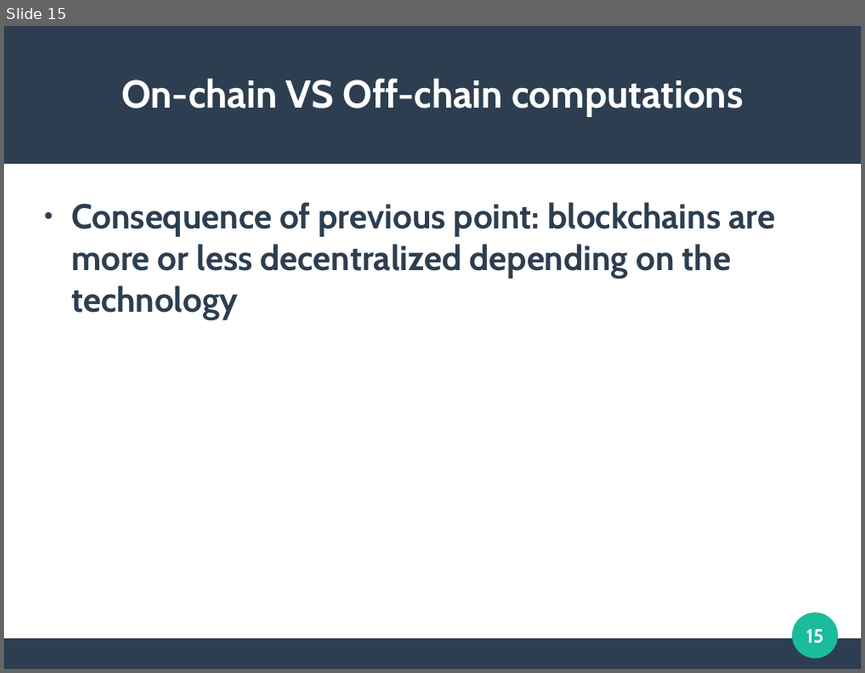
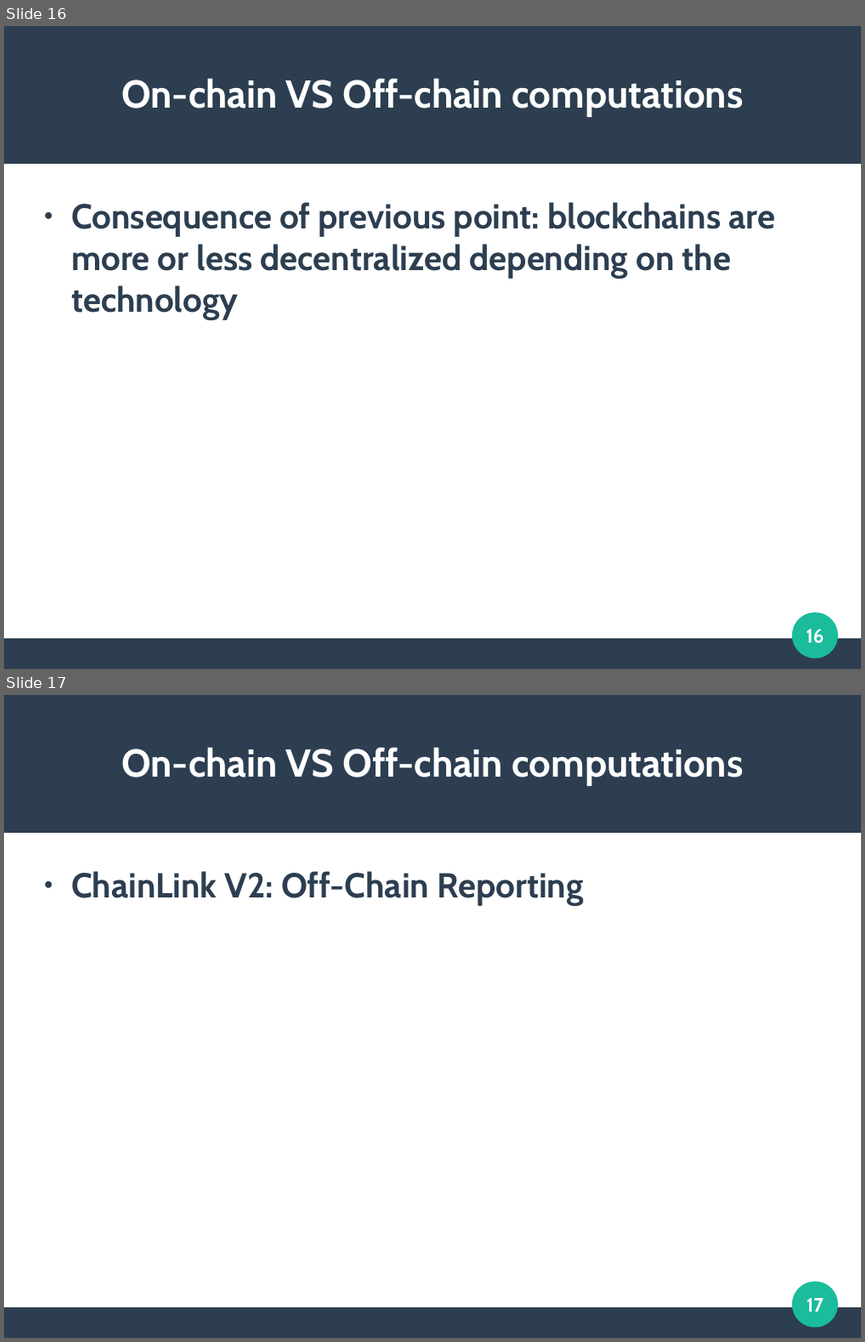
Before and after one commit to mbettinger/OT4-Lecture, a slide deck: Presentation - Oracles.odp. Shown one above the other, each under a label of ours: slide 15 before the commit, slides 16 and 17 after it. The pictures are 865x673 and 865x1342 pixels, drawn with LibreOffice and Linux fonts; fonts in the diff are those of the drawing. Boxes give left, top, right and bottom in pixels: in the first picture for what was removed or moved away, otherwise in the second. Text is boxed around its words. In the diff, an @@ line names an element or a change of style, - is before the commit and + after.

```diff
--- a/Presentation - Oracles.odp
+++ b/Presentation - Oracles.odp
@@ slide 17 added at box(4, 695, 861, 1338), background #FFFFFF; not listed: 3 template elements that a slide beside it also shows @@
@@ title added at box(121, 747, 743, 786), 36 pt, text #FFFFFF, bold @@
+On-chain VS Off-chain computations
@@ text added at box(71, 871, 583, 905), 32 pt, text #2C3E50, bold @@
+● ChainLink V2: Off-Chain Reporting
@@ page number added at box(806, 1298, 823, 1311), 18 pt, text #FFFFFF, bold @@
+17
@@ what was slide 15 is now slide 16 @@
@@ page number at box(806, 629, 823, 643): text changed @@
-15
+16
```
Also in this commit, not shown: 4 slides changed, 1 other slide added, 2 other files.
